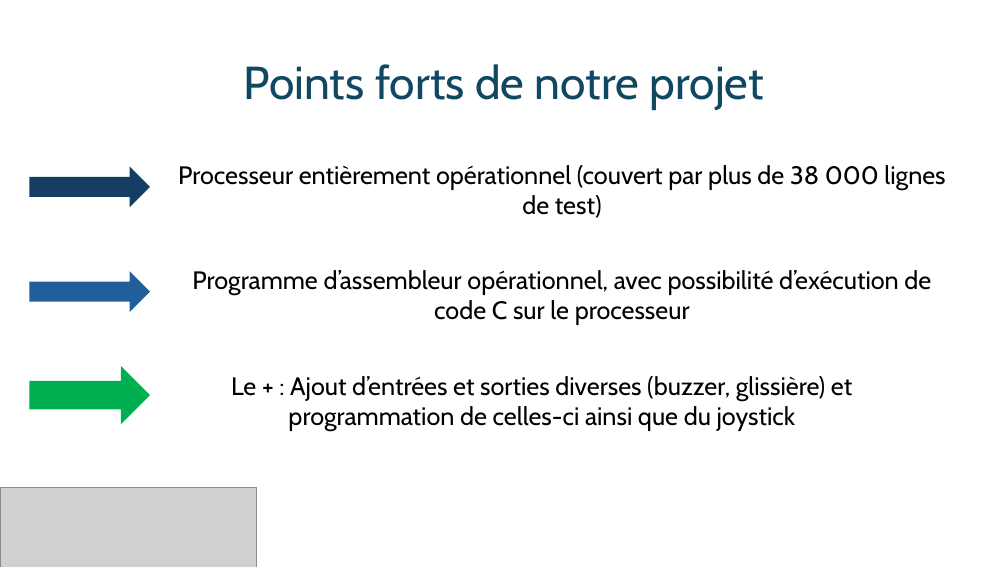
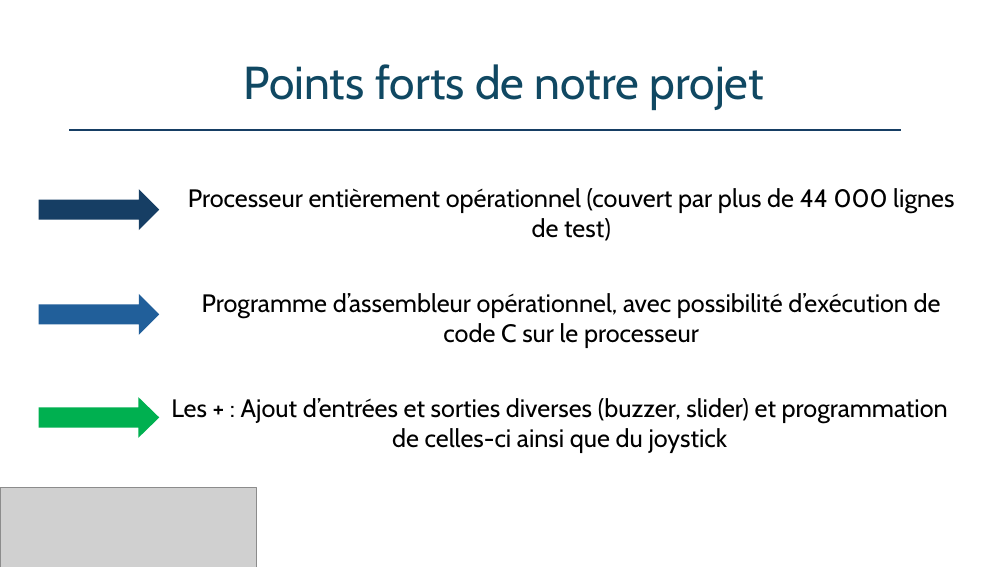
Before and after one commit to Other-Project/SI3-PARM, a slide deck: slide 8 of docs/SI3 – PARM Project - ArchiPoly.pptx (slide 7 before the commit). Drawn at 1008x567 pixels with LibreOffice and Linux fonts; fonts in the diff are those of the drawing; grey boxes stand for pictures. Boxes give left, top, right and bottom in pixels: in the first picture for what was removed or moved away, otherwise in the second. Text is boxed around its words. In the diff, an @@ line names an element or a change of style, - is before the commit and + after.

Commit message:
Slides

```diff
--- a/docs/SI3 – PARM Project - ArchiPoly.pptx
+++ b/docs/SI3 – PARM Project - ArchiPoly.pptx
@@ line added from (901, 130) to (70, 130), #163E64 1.5 pt @@
@@ right arrow: place and size @@
-right arrow at (30,169,149,206)
+right arrow at (39,191,158,228)
@@ text at (188,188,954,241): text changed @@
-Processeur entièrement opérationnel (couvert par plus de 38 000 lignes de test)
+Processeur entièrement opérationnel (couvert par plus de 44 000 lignes de test)
@@ right arrow: place and size @@
-right arrow at (30,273,149,310)
+right arrow at (39,296,158,333)
@@ text "Programme d’assembleur opérationnel, avec possibilité ...": place and size @@
-text "Programme d’assembleur opérationnel, avec possibilité ..." at (192,270,931,325)
+text "Programme d’assembleur opérationnel, avec possibilité ..." at (202,293,941,348)
@@ right arrow: place and size @@
-right arrow at (30,368,149,423)
+right arrow at (39,399,158,436)
@@ right arrow at (39,399,158,436): proportions changed @@
@@ text at (171,398,948,453): text changed @@
-Le + : Ajout d’entrées et sorties diverses (buzzer, glissière) et programmation de celles-ci ainsi que du joystick
+Les + : Ajout d’entrées et sorties diverses (buzzer, slider) et programmation de celles-ci ainsi que du joystick
```
Also in this commit, not shown: 8 other slides changed, 1 slide added, 1 other file.
